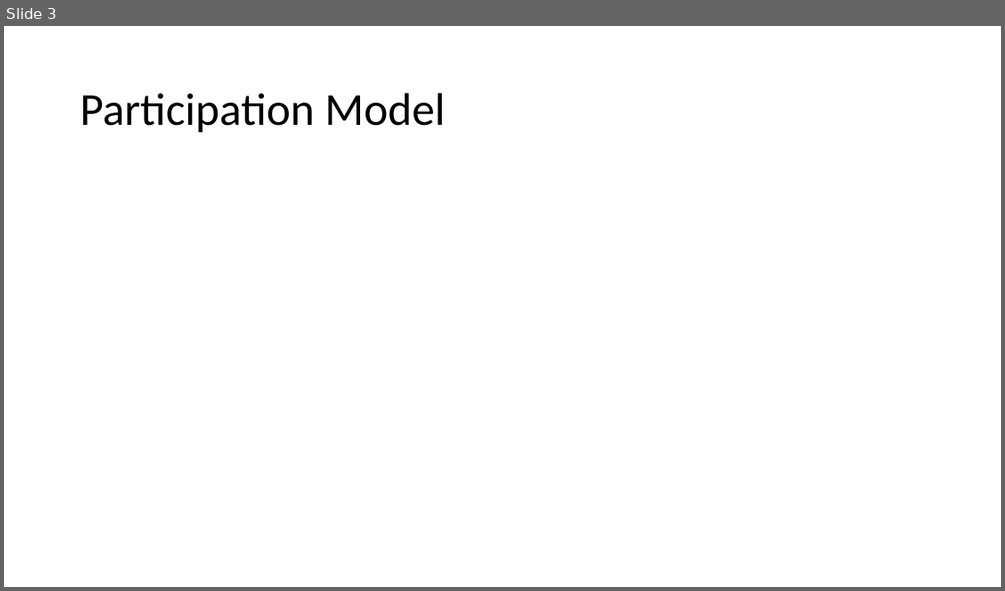
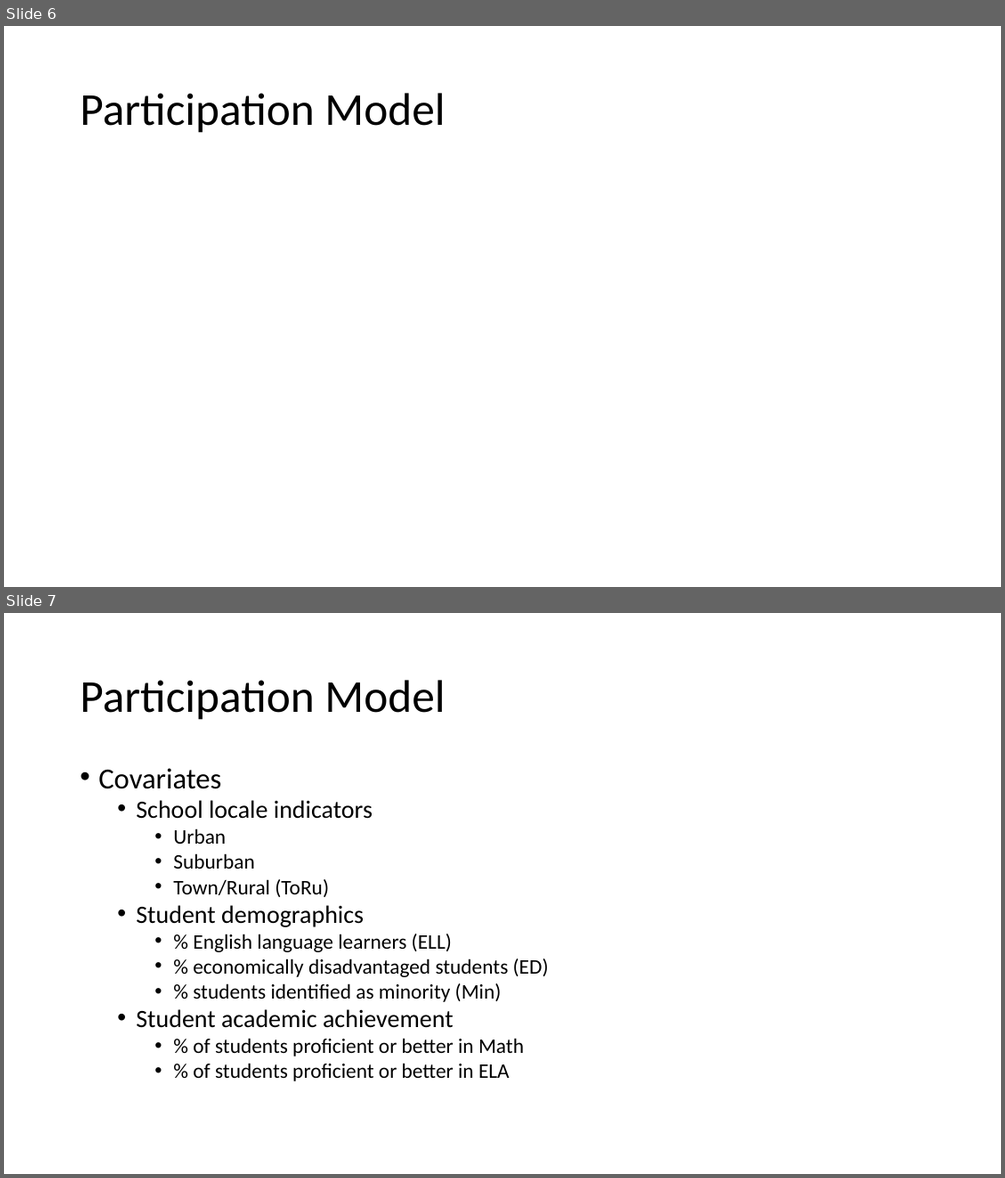
Before and after one commit to GlebFu/GenSamp, a slide deck: Presentation/GenSamp SREE.pptx. Shown one above the other, each under a label of ours: slide 3 before the commit, slides 6 and 7 after it. The pictures are 1005x591 and 1005x1178 pixels, drawn with LibreOffice and Linux fonts; fonts in the diff are those of the drawing; grey boxes stand for pictures. Boxes give left, top, right and bottom in pixels: in the first picture for what was removed or moved away, otherwise in the second. Text is boxed around its words. In the diff, an @@ line names an element or a change of style, - is before the commit and + after.

```diff
--- a/Presentation/GenSamp SREE.pptx
+++ b/Presentation/GenSamp SREE.pptx
@@ slide 7 added at box(4, 613, 1001, 1174), background #FFFFFF @@
@@ title added at box(80, 680, 445, 720), 44 pt, text #000000 @@
+Participation Model
@@ text added at box(98, 768, 549, 1081), 20 pt, text #000000 @@
+• Covariates
+  • School locale indicators
+    • Urban
+    • Suburban
+    • Town/Rural (ToRu)
+  • Student demographics
+    • % English language learners (ELL)
+    • % economically disadvantaged students (ED)
+    • % students identified as minority (Min)
+  • Student academic achievement
+    • % of students proficient or better in Math
+    • % of students proficient or better in ELA
@@ what was slide 3 is now slide 6 @@
```
Also in this commit, not shown: 1 slide changed, 6 other slides added, 1 other file.
